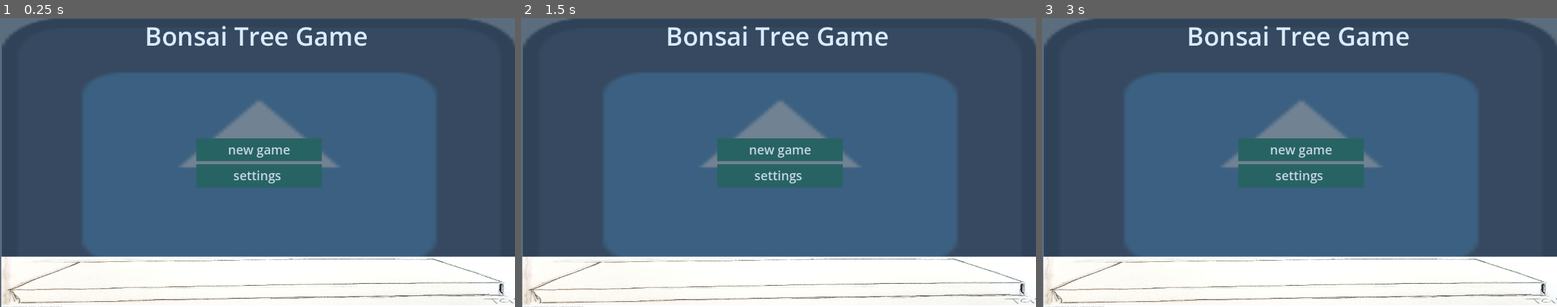
Above: before the commit, frames 1-3 (left to right).
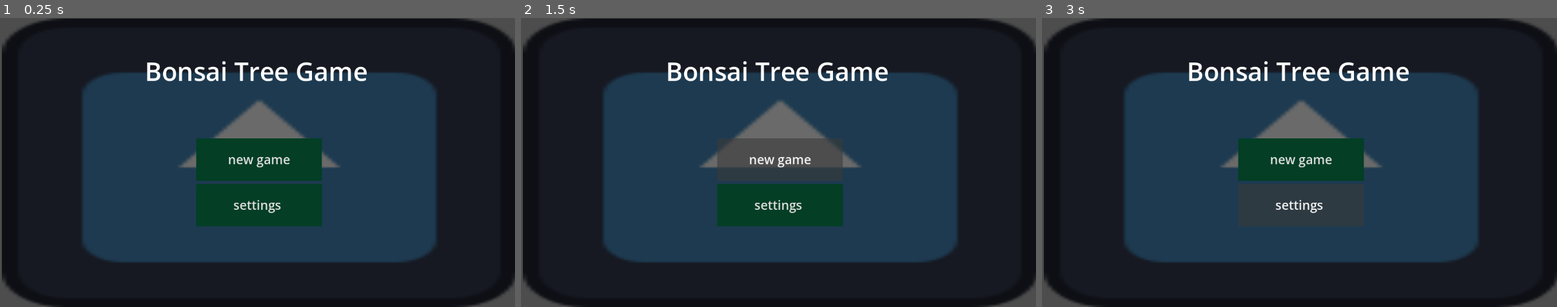
Above: after the commit, the same moments.

Repository: MariaVCGarcia/Japanese-Capstone-BonsaiTree-Game
Game: Godot game, scene res://scenes/main_menu.tscn
The game is run twice, just before and just after one commit, with the same random seed, the same clock (stepped at 60 frames per second) and the same inputs. The engine's default icon, where the game draws it, is replaced by a stand-in: a white triangle on a blue panel in a dark square.
Inputs:
- Up to frame 1 (0.25 s): no input
- Up to frame 2 (1.5 s): click "new game" at 0.5 s; click "new game" at 1.25 s
- Up to frame 3 (3 s): click "new game" at 2 s; click "settings" at 2.75 s

The runs differ from the first frame. In frame 1, 100% of the frame differs, in the area x 0-100%, y 0-100%; in frame 2, 100%; in frame 3, 100%.

Commit message:
reverting to old menu style

Diff:
--- a/bonsai-tree-game/project.godot
+++ b/bonsai-tree-game/project.godot
@@ -15,10 +15,6 @@
 config/features=PackedStringArray("4.6", "GL Compatibility")
 config/icon="res://game assets/icon.svg"
 
-[autoload]
-
-Global="*uid://ddi8vqvjumtcw"
-
 [display]
 
 mouse_cursor/custom_image="uid://u266c7snbtdx"
--- a/bonsai-tree-game/scenes/global.tscn
+++ /dev/null
@@ -1,12 +0,0 @@
-[gd_scene format=3 uid="uid://ddi8vqvjumtcw"]
-
-[ext_resource type="Script" uid="uid://ch1iloofbwg2w" path="res://scripts/global.gd" id="1_4pk28"]
-[ext_resource type="PackedScene" uid="uid://ctyplfo6q7p25" path="res://scenes/main_menu.tscn" id="2_opebo"]
-[ext_resource type="PackedScene" uid="uid://bk31xcgp1e8ha" path="res://scenes/main.tscn" id="3_m3l3d"]
-
-[node name="Global" type="Node" unique_id=1420405510]
-script = ExtResource("1_4pk28")
-
-[node name="Main_Menu" parent="." unique_id=786322334 instance=ExtResource("2_opebo")]
-
-[node name="Main" parent="." unique_id=939702465 instance=ExtResource("3_m3l3d")]
--- a/bonsai-tree-game/scenes/main.tscn
+++ b/bonsai-tree-game/scenes/main.tscn
@@ -9,7 +9,6 @@
 [node name="Game_CanvasLayer" type="CanvasLayer" parent="." unique_id=1881389670]
 
 [node name="ColorRect" type="ColorRect" parent="Game_CanvasLayer" unique_id=1481124544]
-z_index = -4096
 anchors_preset = 15
 anchor_right = 1.0
 anchor_bottom = 1.0
--- a/bonsai-tree-game/scenes/main_menu.tscn
+++ b/bonsai-tree-game/scenes/main_menu.tscn
@@ -43,14 +43,15 @@
 offset_left = -140.75
 offset_top = -55.0
 offset_right = 140.75
-offset_bottom = 55.0
+offset_bottom = 142.0
 grow_horizontal = 2
 grow_vertical = 2
 theme_override_constants/separation = 7
 
-[node name="Button" type="Button" parent="VBoxContainer" unique_id=1436175838]
+[node name="start" type="Button" parent="VBoxContainer" unique_id=1436175838]
 layout_mode = 2
 size_flags_vertical = 3
+mouse_filter = 1
 mouse_default_cursor_shape = 2
 theme_override_font_sizes/font_size = 28
 theme_override_styles/normal = SubResource("StyleBoxFlat_06t4h")
@@ -69,11 +70,12 @@
 anchors_preset = 5
 anchor_left = 0.5
 anchor_right = 0.5
-offset_left = -72.5
-offset_right = 72.5
-offset_bottom = 23.0
+offset_left = -256.0
+offset_top = 79.0
+offset_right = 257.0
+offset_bottom = 157.0
 grow_horizontal = 2
 theme_override_font_sizes/font_size = 57
 text = "Bonsai Tree Game "
 
-[connection signal="pressed" from="VBoxContainer/Button" to="." method="_on_New_Game_pressed"]
+[connection signal="pressed" from="VBoxContainer/start" to="." method="_on_start_pressed"]
--- a/bonsai-tree-game/scripts/GameController.gd
+++ /dev/null
@@ -1,40 +0,0 @@
-class_name GameController extends Node
-
-@export var main_container: Node2D
-@export var gui_container: Control
-
-var curent_gui_scene
-var Curent_Main_Scene
-var current_scene
-
-# Called when the node enters the scene tree for the first time.
-func _ready() -> void:
-	Global.game_controller = self
-	curent_gui_scene = $GUI/Main_Menu
-
-
-# Called every frame. 'delta' is the elapsed time since the previous frame.
-func Change_gui_scene(New_scene: String, delete: bool= true, keep_running:bool = false) -> void:
-	if Change_gui_scene!= null:
-		if delete:
-			curent_gui_scene.queue_free() #removes current scene
-		elif keep_running:
-			curent_gui_scene.visble =false #keeps in memory and running
-		else:
-			gui_container.remove_child(curent_gui_scene)#keeps in memeory, dose not run
-	var  new = load(New_scene).instantiate()
-	gui_container.add_child(new)
-	curent_gui_scene = new
-
-
-func Change_Main_scene(New_scene: String, delete: bool= true, keep_running:bool = false) -> void:
-	if Change_Main_scene != null:
-		if delete:
-			Curent_Main_Scene.queue_free() #removes current scene
-		elif keep_running:
-			Curent_Main_Scene.visble =false #keeps in memory and running
-		else:
-			main_container.remove_child(Curent_Main_Scene)#keeps in memeory, dose not run
-	var  new = load(New_scene).instantiate()
-	main_container.add_child(new)
-	curent_gui_scene = new
--- a/bonsai-tree-game/scripts/global.gd
+++ /dev/null
@@ -1,12 +0,0 @@
-extends Node
-var game_controller :  GameController
-
-
-# Called when the node enters the scene tree for the first time.
-#func _ready() -> void:
-	#pass # Replace with function body.
-
-
-# Called every frame. 'delta' is the elapsed time since the previous frame.
-#func _process(delta: float) -> void:
-	#pass
--- a/bonsai-tree-game/scripts/main_menu_Mouse_Cursor.tscn.gd
+++ b/bonsai-tree-game/scripts/main_menu_Mouse_Cursor.tscn.gd
@@ -9,7 +9,10 @@
 
 func _process(_delta: float) -> void:
 	pass
-func _unhandled_event(event:InputEvent) -> void:
-	if event.is_pressed():
-		#get_tree().change_scene_to_file("res://scenes/main.tscn")
-		Global.game_controller.Change_Main_scene("res://scenes/main.tscn")
+func on_start_pressed():
+	get_tree().change_scene_to_file("res://scenes/main.tscn")
+
+
+
+func _on_start_pressed() -> void:
+	pass # Replace with function body.
Not shown, removed: bonsai-tree-game/scripts/GameController.gd.uid
Not shown, removed: bonsai-tree-game/scripts/global.gd.uid
